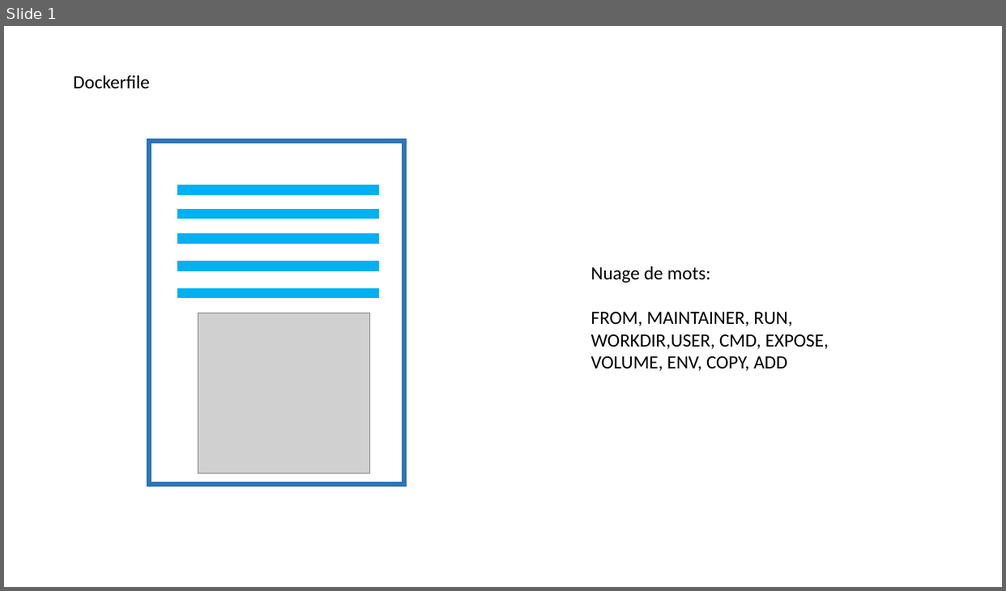
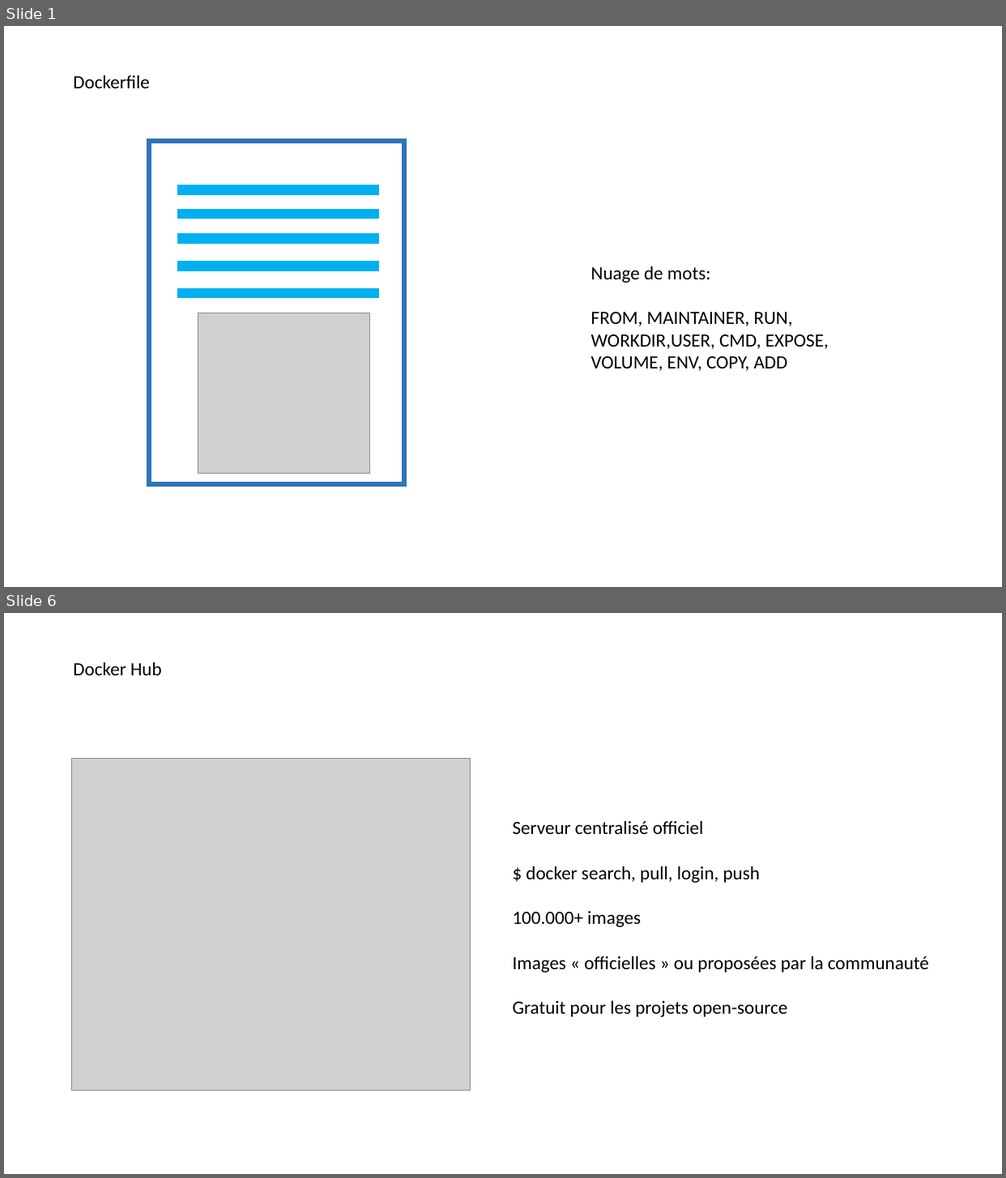
Before and after one commit to fthomasmorel/Docker-TP, a slide deck: dockerfile_docker_hub.pptx. Shown one above the other, each under a label of ours: slide 1 before the commit, slides 1 and 6 after it; the slides between them are not shown. The pictures are 1006x591 and 1006x1178 pixels, drawn with LibreOffice and Linux fonts; fonts in the diff are those of the drawing; grey boxes stand for pictures. Boxes give left, top, right and bottom in pixels: in the first picture for what was removed or moved away, otherwise in the second. Text is boxed around its words. In the diff, an @@ line names an element or a change of style, - is before the commit and + after.

Commit message:
Add docker hub and dockerfile

```diff
--- a/dockerfile_docker_hub.pptx
+++ b/dockerfile_docker_hub.pptx
@@ slide 6 added at [4, 613, 1002, 1174], background #FFFFFF @@
@@ text added at [73, 662, 162, 675], 18 pt, text #000000 @@
+Docker Hub
@@ picture added at [71, 758, 471, 1091] @@
@@ text added at [513, 821, 929, 1017], 18 pt, text #000000 @@
+Serveur centralisé officiel
+$ docker search, pull, login, push
+100.000+ images
+Images « officielles » ou proposées par la communauté
+Gratuit pour les projets open-source
```
Also in this commit, not shown: 2 slides changed, 4 other slides added, 1 other file.
